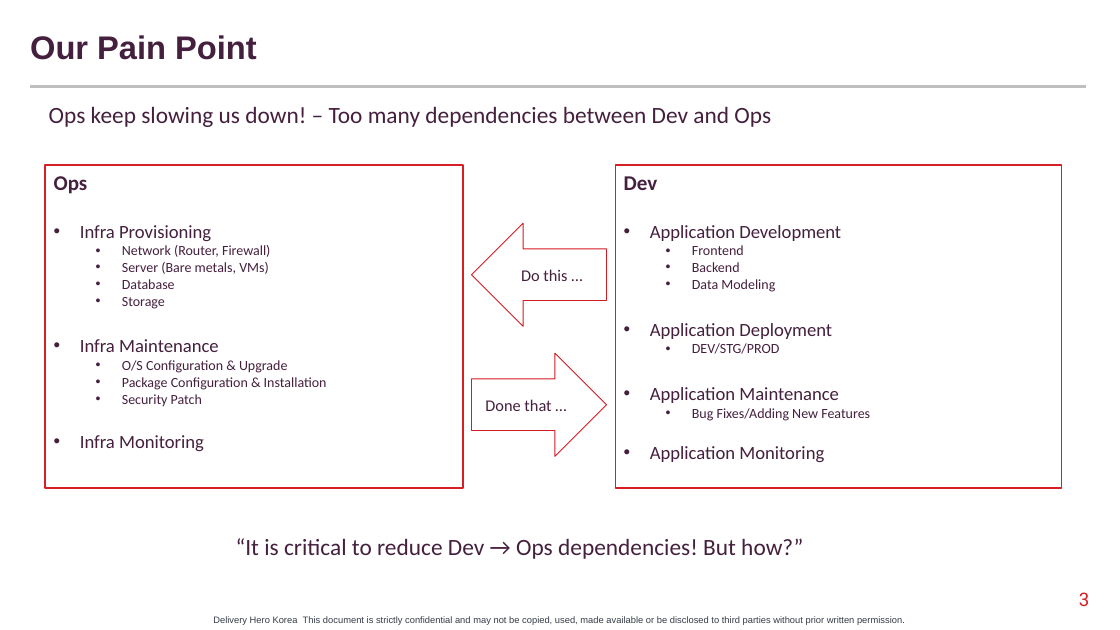
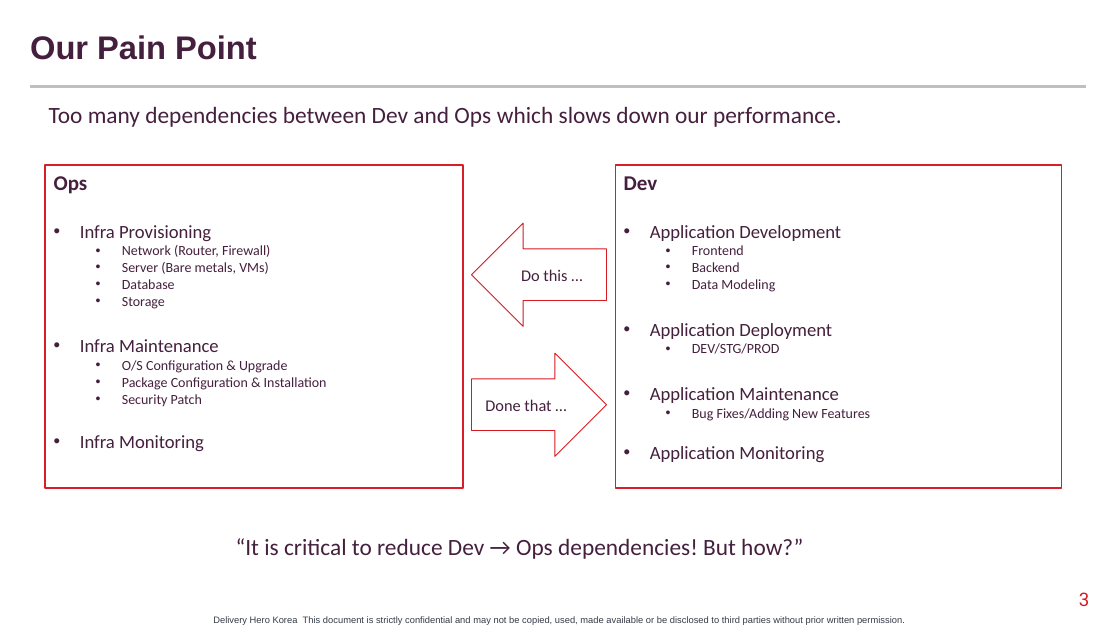
Before and after one commit to ramsteinj/k8s-django-demo, a slide deck: slide 3 of doc/An Introduction to Kubernetes.pptx. Drawn at 1120x630 pixels with LibreOffice and Linux fonts; fonts in the diff are those of the drawing; background and template pictures are left out. Boxes give left, top, right and bottom in pixels: in the first picture for what was removed or moved away, otherwise in the second. Text is boxed around its words. In the diff, an @@ line names an element or a change of style, - is before the commit and + after.

Commit message:
ppt edited

```diff
--- a/doc/An Introduction to Kubernetes.pptx
+++ b/doc/An Introduction to Kubernetes.pptx
@@ text at (x1=49, y1=106, x2=842, y2=127): text changed @@
-Ops keep slowing us down! – Too many dependencies between Dev and Ops
+Too many dependencies between Dev and Ops which slows down our performance.
```
